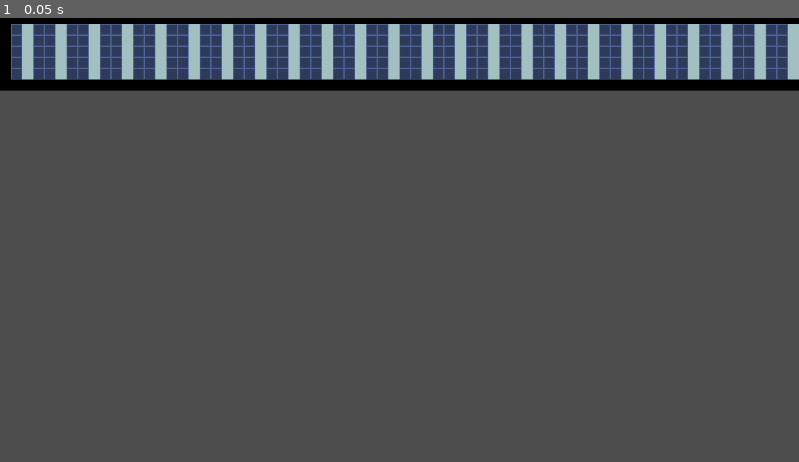
Above: before the commit, frame 1.
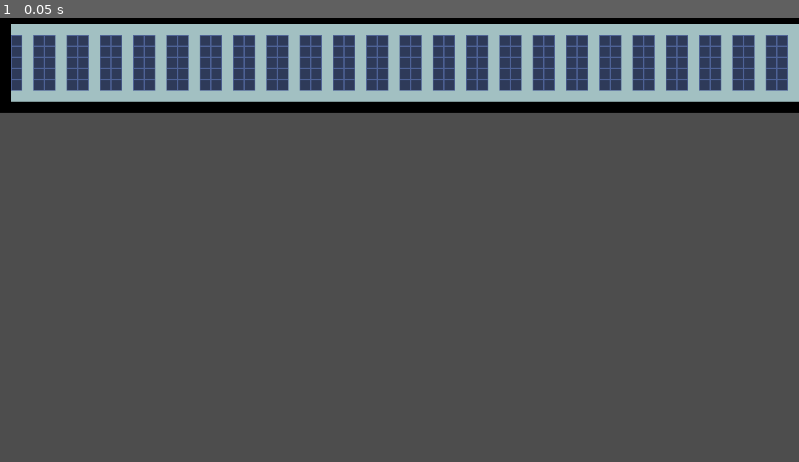
Above: after the commit, the same moment.

Repository: FontysRyan/Pr3Lj1St1Fontys
Game: Godot game, scene res://node_2d.tscn
Same seed, same stepped clock (60 frames per second), same inputs: the game is played once before the commit and once after it.
Inputs:
- Up to frame 1 (0.05 s): no input

The runs differ from the first frame. In frame 1, 9.3% of the frame differs, in the area x 0-100%, y 1-22%.

Commit message:
mini update

Diff:
--- a/node_2d.gd
+++ b/node_2d.gd
@@ -32,7 +32,7 @@
 		print("Tile clicked at ", cell_pos, " has name: ", name)
 
 func CalculateZone():
-	var ZoneHeight: int = 2 + compartment_ammount
+	var ZoneHeight: int = 4 + compartment_ammount
 	var zonewidth: int = calculate_zone_width(rack_ammount)
 	#print("=== Zone Dimension Calculation ===")
 	#print("Width Calculation:")
@@ -91,7 +91,7 @@
 		rack_nummer = rack_nummer + 1
 		#print(rack_nummer)
 		compartment_nummer = 1
-		for a in range(1, compartment_ammount + 1): #1 vertical line of floor
+		for a in range(2, compartment_ammount + 2): #1 vertical line of floor
 			tile_map_layer.set_cell(Vector2i(startpos,a), 1, Vector2i(1, 2), 0)
 			var last_tile_pos = Vector2i(startpos,a)
 			custom_tile_names[last_tile_pos] = "Compartment: A_"+ str(rack_nummer) + "_"+ str(compartment_nummer)
